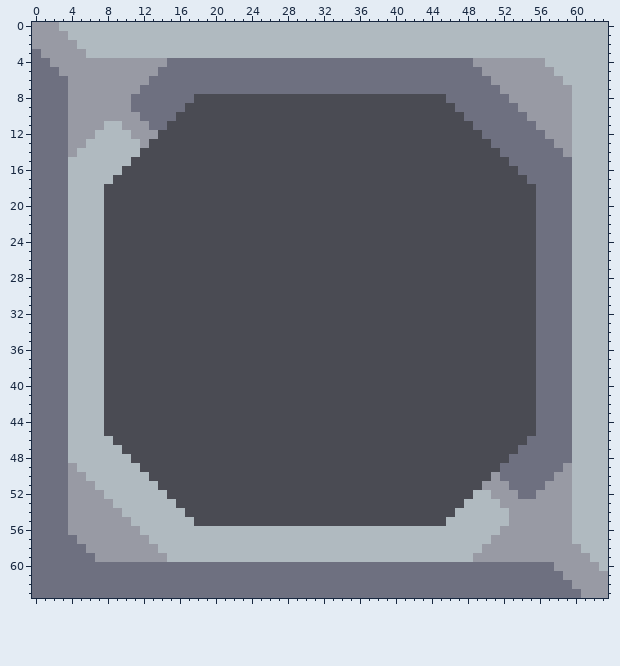
Pixel-art sprite, stored at sprites/blocks/drills/small-pyra-drill.png. The first picture shows the starting point.
The file is 64x64 pixels.
New version:
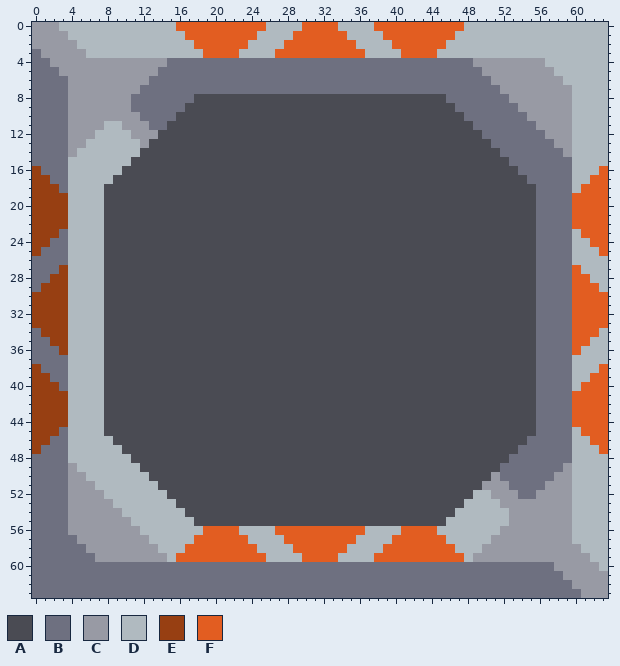
Palette (. is transparent): A #4a4b53  B #6e7080  C #989aa4  D #b0bac0  E #973f12  F #e25d21
What changed:
Colour B gives way to colour E in row 16 at x 0; in row 17 at x 0 to 1; in row 18 at x 0 to 2; in rows 19 to 22 at x 0 to 3; in row 23 at x 0 to 2; in row 24 at x 0 to 1.
Colour B gives way to colour E in row 25 at x 0; in row 27 at x 3; in row 28 at x 2 to 3; in row 29 at x 1 to 3; in rows 30 to 33 at x 0 to 3; in row 34 at x 1 to 3.
Colour B gives way to colour E in row 35 at x 2 to 3; in row 36 at x 3; in row 38 at x 0; in row 39 at x 0 to 1; in row 40 at x 0 to 2; in rows 41 to 44 at x 0 to 3.
Colour B gives way to colour E in row 45 at x 0 to 2; in row 46 at x 0 to 1; in row 47 at x 0.
Colour D gives way to colour F in row 0 at x 16 to 25, 30 to 33 and 38 to 47; in row 1 at x 17 to 24, 29 to 34 and 39 to 46; in row 2 at x 18 to 23, 28 to 35 and 40 to 45; in row 3 at x 19 to 22, 27 to 36 and 41 to 44; in row 16 at x 63; in row 17 at x 62 to 63.
Colour D gives way to colour F in row 18 at x 61 to 63; in rows 19 to 22 at x 60 to 63; in row 23 at x 61 to 63; in row 24 at x 62 to 63; in row 25 at x 63; in row 27 at x 60.
Colour D gives way to colour F in row 28 at x 60 to 61; in row 29 at x 60 to 62; in rows 30 to 33 at x 60 to 63; in row 34 at x 60 to 62; in row 35 at x 60 to 61; in row 36 at x 60.
Colour D gives way to colour F in row 38 at x 63; in row 39 at x 62 to 63; in row 40 at x 61 to 63; in rows 41 to 44 at x 60 to 63; in row 45 at x 61 to 63; in row 46 at x 62 to 63.
Colour D gives way to colour F in row 47 at x 63; in row 56 at x 19 to 22, 27 to 36 and 41 to 44; in row 57 at x 18 to 23, 28 to 35 and 40 to 45; in row 58 at x 17 to 24, 29 to 34 and 39 to 46; in row 59 at x 16 to 25, 30 to 33 and 38 to 47.
